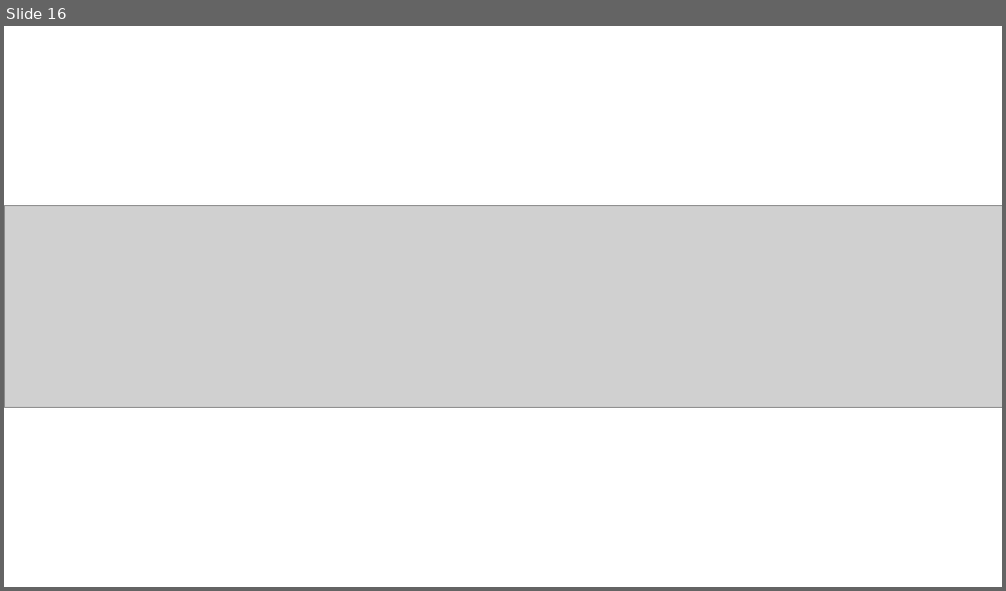
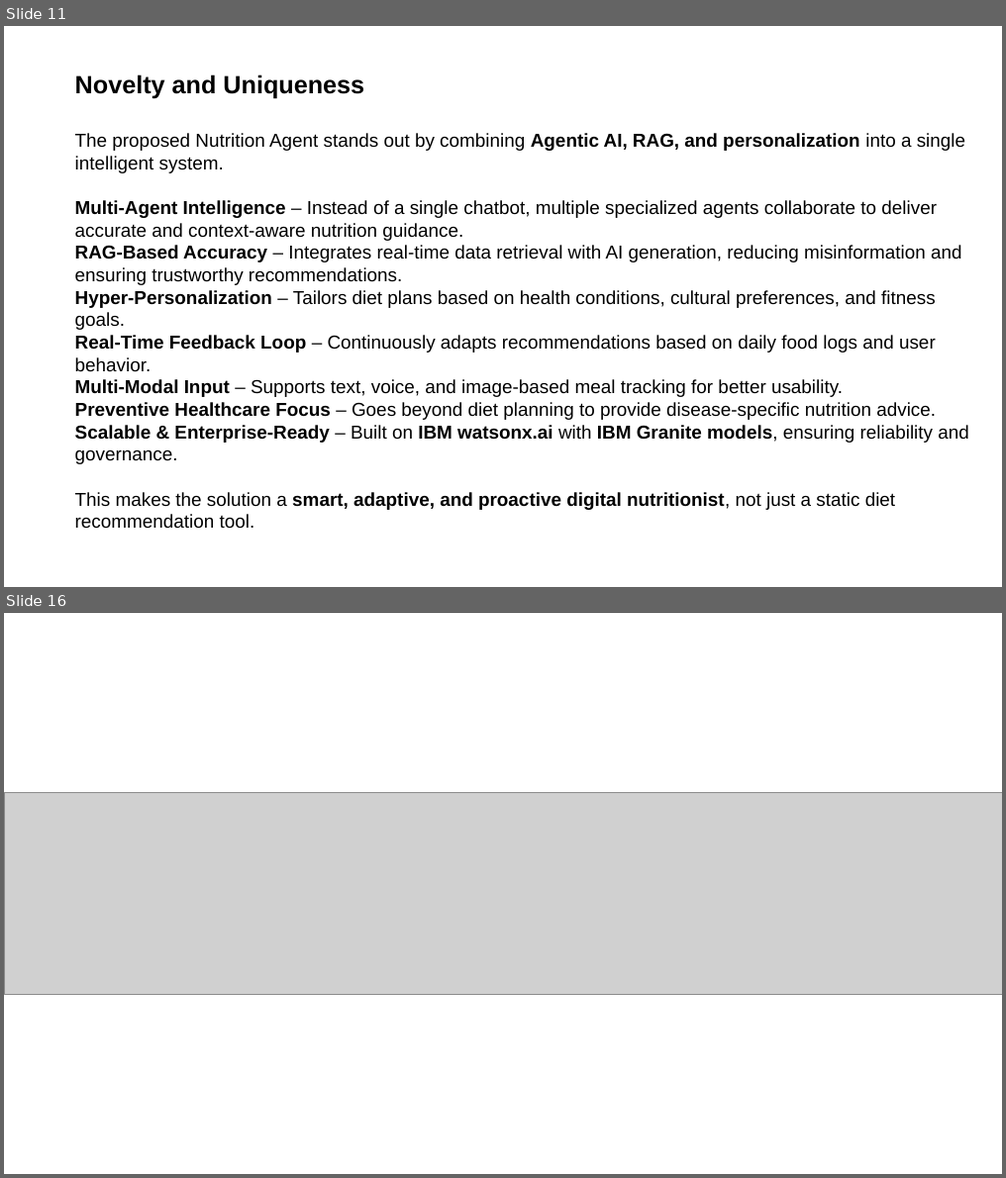
Before and after one commit to swarna-builds/AgriSense-AI-IBM-Granite, a slide deck: your projectpresntation.pptx. Shown one above the other, each under a label of ours: slide 16 before the commit, slides 11 and 16 after it; the slides between them are not shown. The pictures are 1006x591 and 1006x1178 pixels, drawn with LibreOffice and Linux fonts; fonts in the diff are those of the drawing; grey boxes stand for pictures. Boxes give left, top, right and bottom in pixels: in the first picture for what was removed or moved away, otherwise in the second. Text is boxed around its words. In the diff, an @@ line names an element or a change of style, - is before the commit and + after.

```diff
--- a/your projectpresntation.pptx
+++ b/your projectpresntation.pptx
@@ slide 11 added at (x1=4, y1=26, x2=1002, y2=587), background #FFFFFF @@
@@ text added at (x1=75, y1=75, x2=364, y2=99), 24 pt, text #000000, bold @@
+Novelty and Uniqueness
@@ text added at (x1=75, y1=133, x2=969, y2=529), 18 pt, text #000000 @@
+The proposed Nutrition Agent stands out by combining Agentic AI, RAG, and personalization into a single intelligent system.
+Multi-Agent Intelligence – Instead of a single chatbot, multiple specialized agents collaborate to deliver accurate and context-aware nutrition guidance.
+RAG-Based Accuracy – Integrates real-time data retrieval with AI generation, reducing misinformation and ensuring trustworthy recommendations.
+Hyper-Personalization – Tailors diet plans based on health conditions, cultural preferences, and fitness goals.
+Real-Time Feedback Loop – Continuously adapts recommendations based on daily food logs and user behavior.
+Multi-Modal Input – Supports text, voice, and image-based meal tracking for better usability.
+Preventive Healthcare Focus – Goes beyond diet planning to provide disease-specific nutrition advice.
+Scalable & Enterprise-Ready – Built on IBM watsonx.ai with IBM Granite models, ensuring reliability and governance.
+This makes the solution a smart, adaptive, and proactive digital nutritionist, not just a static diet recommendation tool.
```
Also in this commit, not shown: 3 slides changed, 11 other slides added, 12 slides removed, 1 other file.
